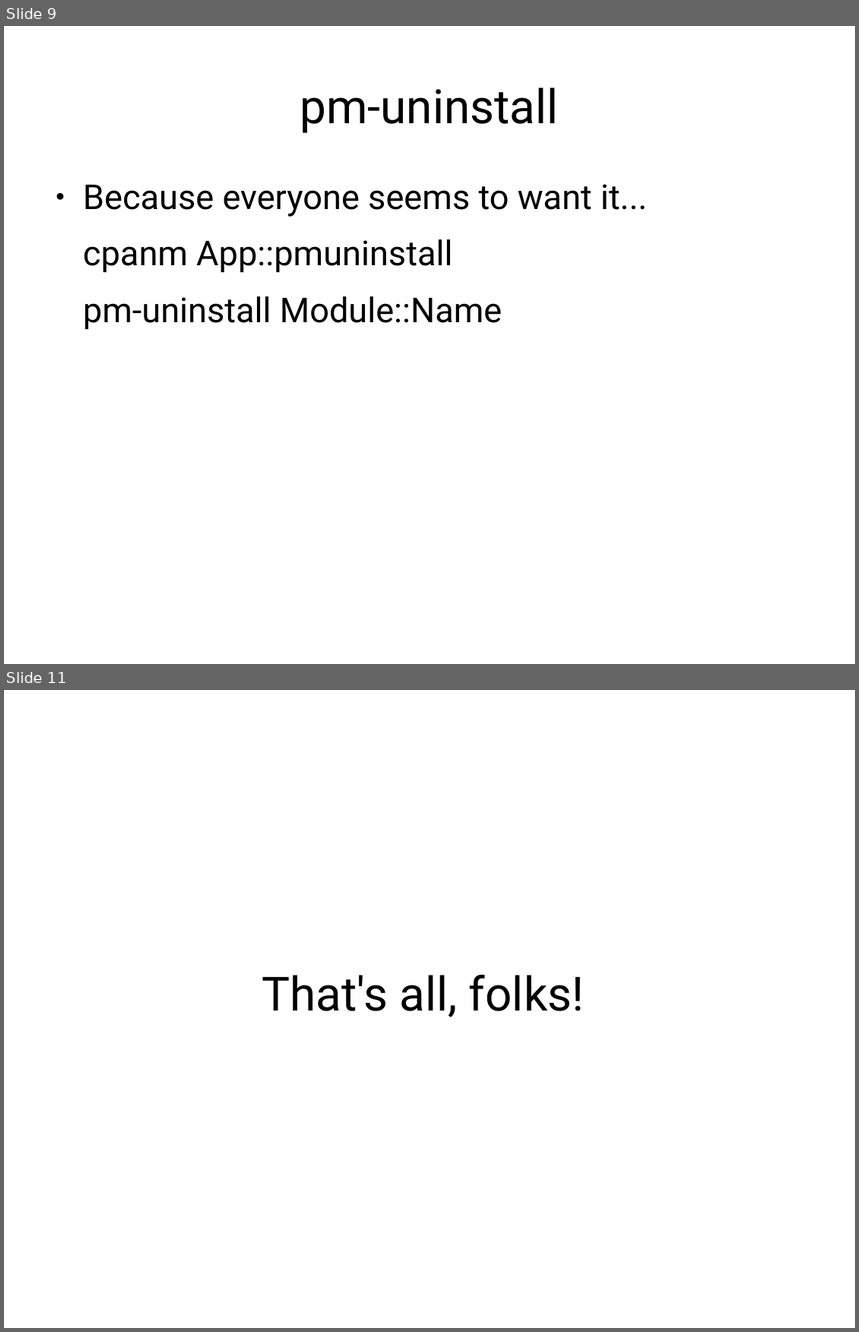
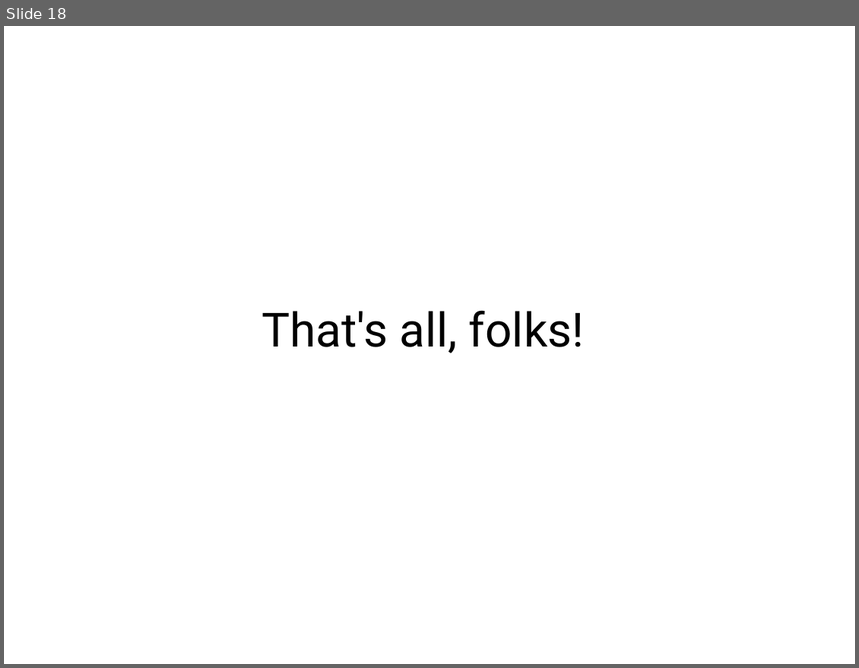
Before and after one commit to erezschatz/Presentation, a slide deck: tools.odp. Shown one above the other, each under a label of ours: slides 9 and 11 before the commit, slide 18 after it; the slides between them are not shown. The pictures are 859x1332 and 859x668 pixels, drawn with LibreOffice and Linux fonts; fonts in the diff are those of the drawing. Boxes give left, top, right and bottom in pixels: in the first picture for what was removed or moved away, otherwise in the second. Text is boxed around its words. In the diff, an @@ line names an element or a change of style, - is before the commit and + after.

```diff
--- a/tools.odp
+++ b/tools.odp
@@ slide 9 removed at bbox=[4, 26, 855, 664], background #FFFFFF @@
@@ title removed at bbox=[300, 88, 558, 133] @@
-pm-uninstall
@@ text removed at bbox=[83, 184, 647, 330] @@
-● Because everyone seems to want it...
-cpanm App::pmuninstall
-pm-uninstall Module::Name
@@ what was slide 11 is now slide 18 @@
```
Also in this commit, not shown: 17 slides added, 9 other slides removed, 1 other file.
